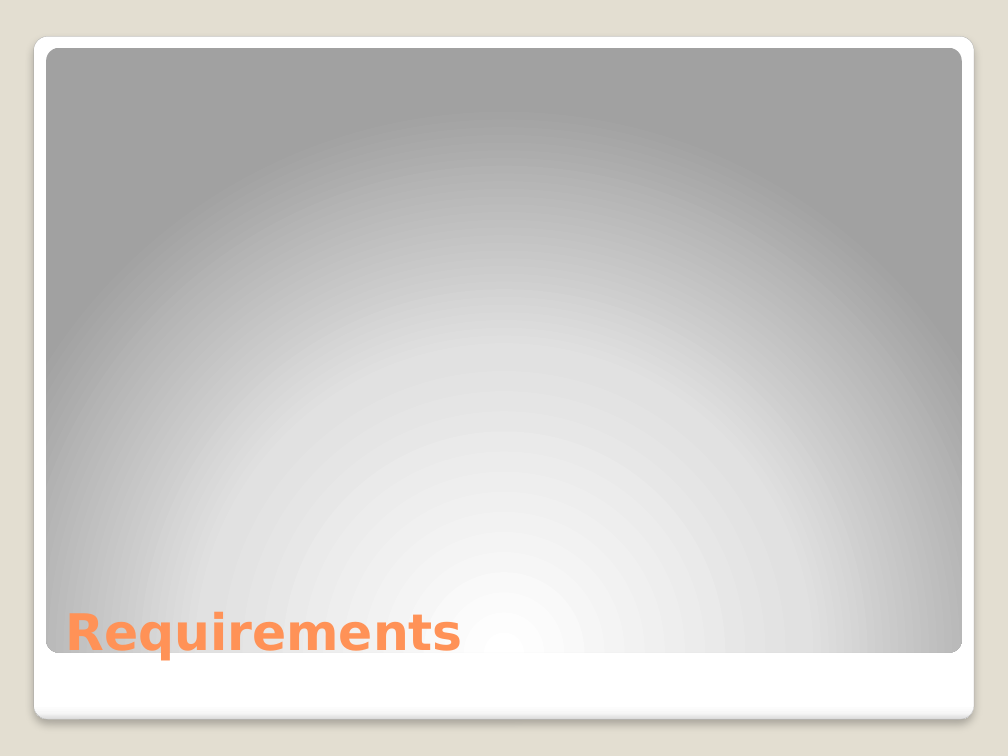
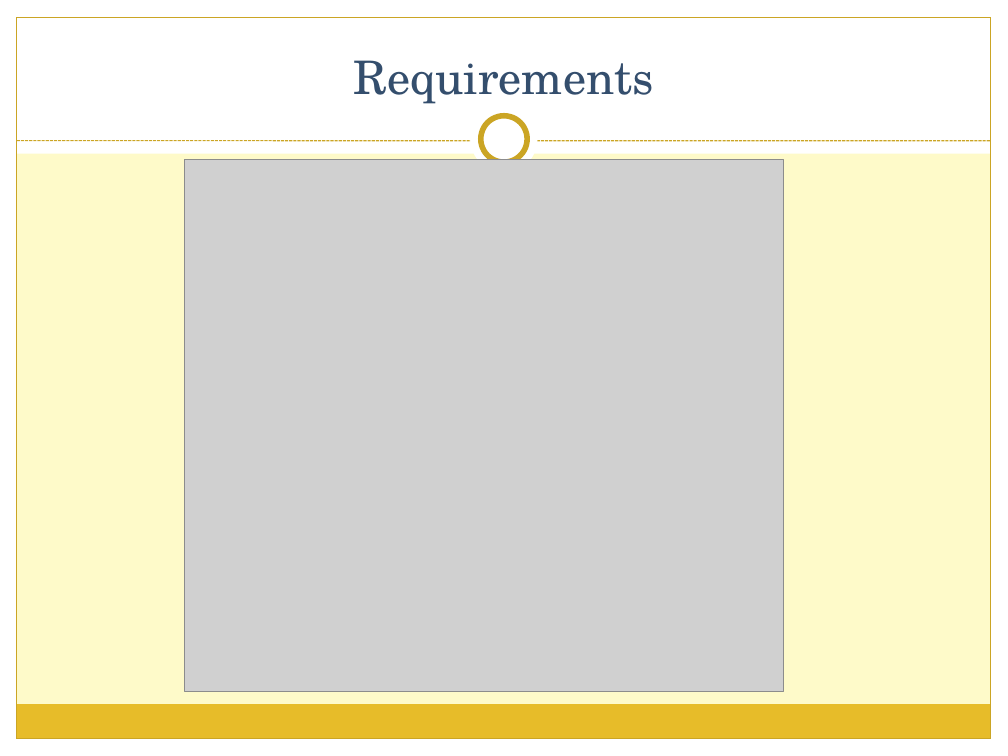
Before and after one commit to bsimondet/BeckmanProject, a slide deck: slide 13 of Documentation/The Beckmen Project.pptx (slide 10 before the commit). Drawn at 1008x756 pixels with LibreOffice and Linux fonts; fonts in the diff are those of the drawing; grey boxes stand for pictures. Boxes give left, top, right and bottom in pixels: in the first picture for what was removed or moved away, otherwise in the second. Text is boxed around its words. In the diff, an @@ line names an element or a change of style, - is before the commit and + after.

```diff
--- a/Documentation/The Beckmen Project.pptx
+++ b/Documentation/The Beckmen Project.pptx
@@ background #E3DED1 to #FEFAC9 @@
@@ rectangle added at [0,0,1008,153], fill #FFFFFF @@
@@ rectangle added at [0,0,17,756], fill #FFFFFF @@
@@ rectangle added at [17,17,991,739], outline #CCA624 0.75 pt @@
@@ title "Requirements": place and size @@
-title "Requirements" at [65,608,463,661]
+title "Requirements" at [353,60,653,104]
@@ title "Requirements" at [353,60,653,104]: size 36 to 33 pt, font DejaVu Sans to TeX Gyre Schola, text colour #FF9258 to #344E6D, bold off; alignment left to centre @@
@@ rectangle added at [991,0,1008,756], fill #FFFFFF @@
@@ rounded rectangle removed at [33,36,974,720] @@
@@ rounded rectangle removed at [46,47,962,652] @@
@@ ellipse added at [471,106,538,173], fill #FFFFFF @@
@@ ellipse added at [481,116,527,162], fill #FFFFFF, outline #CCA624 4 pt @@
@@ line added from (17, 141) to (991, 141), #CCA624 0.75 pt dashed @@
@@ picture added at [184,159,783,690] @@
@@ rectangle added at [16,705,990,739], fill #E7BC29 @@
@@ rectangle added at [0,739,1008,756], fill #FFFFFF @@
```
Also in this commit, not shown: 6 other slides changed, 9 slides added, 3 slides removed.
